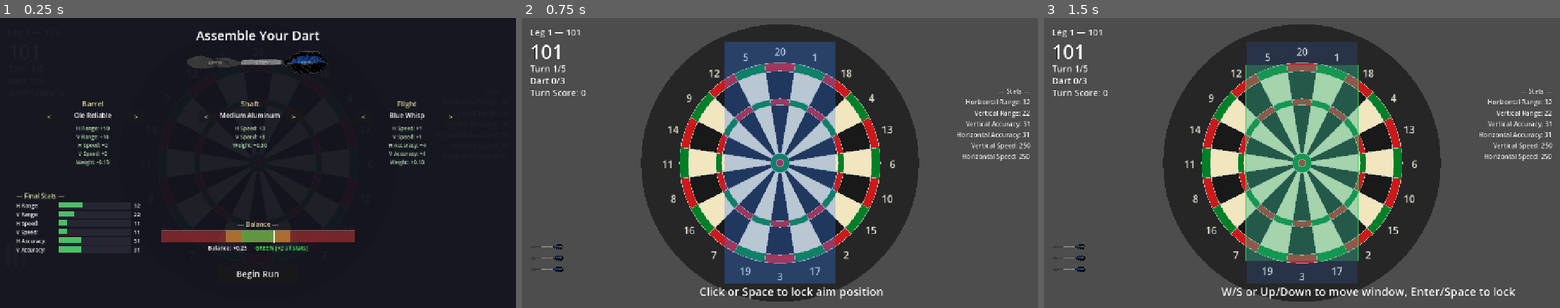
Above: before the commit, frames 1-3 (left to right).
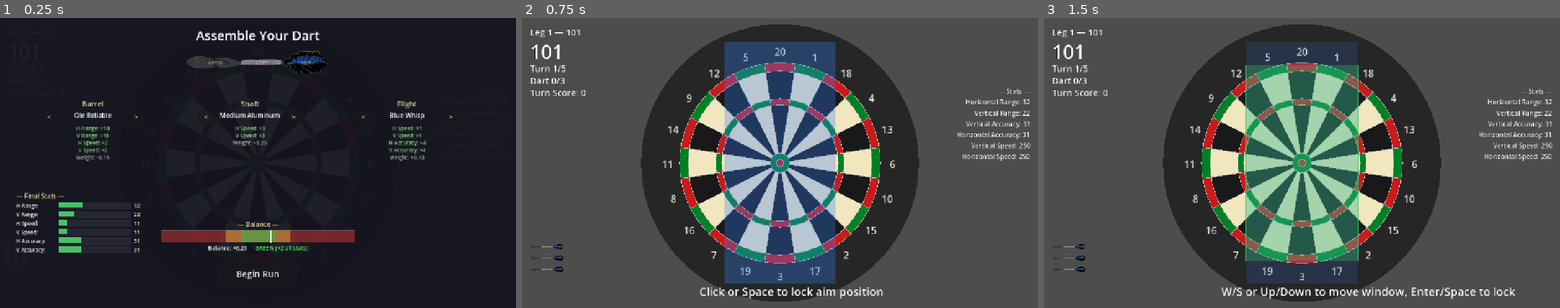
Above: after the commit, the same moments.

Repository: maxxBearr/darts-game
Game: Godot game, scene res://scenes/main.tscn
Two runs of this game, one before a commit and one after it. Both use one fixed random seed, a clock stepped at 60 frames per second and the inputs below.
Inputs (mouse positions are in pixels of both pictures, inside the frame that each line leads up to):
- Up to frame 1 (0.25 s): no input
- Up to frame 2 (0.75 s): click "Begin Run" at 0.5 s
- Up to frame 3 (1.5 s): tap Enter at 1.25, 1.35 s; move the mouse to (1415, 148) at 1.27 s; hold Up (ui_up) from 1.28 s (still down); click (1415, 148) at 1.42 s

The runs differ from the first frame. In frame 1, 1.0% of the frame differs, in the area x 14-83%, y 37-81%; in frame 2, nothing differs; in frame 3, nothing differs.

Commit message:
woikring dart builder

Diff:
--- a/resources/dart_components/barrels/tungsten_heavy.tres
+++ b/resources/dart_components/barrels/torpedo.tres
@@ -5,9 +5,9 @@
 
 [resource]
 script = ExtResource("1")
-component_name = "Tungsten Heavy"
+component_name = "Torpedo"
 description = "A heavy front-loaded barrel with excellent horizontal control"
-weight = -0.7
+weight = -0.8
 texture = ExtResource("2_2ss1f")
 h_range_bonus = 16.0
 h_speed_bonus = 3.0
--- a/resources/dart_components/shafts/long_carbon.tres
+++ b/resources/dart_components/shafts/long_carbon.tres
@@ -8,7 +8,7 @@
 component_name = "Long Carbon"
 description = "Great for balancing heavy barrels, but the length adds wobble"
 component_type = 1
-weight = 0.5
+weight = 0.55
 texture = ExtResource("2_p84gr")
 h_range_bonus = -1.0
 v_range_bonus = 2.0
--- a/resources/dart_components/shafts/medium_aluminum.tres
+++ b/resources/dart_components/shafts/medium_aluminum.tres
@@ -8,7 +8,7 @@
 component_name = "Medium Aluminum"
 description = "A balanced shaft that offsets most barrels nicely"
 component_type = 1
-weight = 0.3
+weight = 0.25
 texture = ExtResource("2_h0803")
 h_speed_bonus = 3.0
 v_speed_bonus = 3.0
--- a/scenes/main.tscn
+++ b/scenes/main.tscn
@@ -11,8 +11,8 @@
 [ext_resource type="Script" uid="uid://csh5aay86yaif" path="res://scripts/dart_build.gd" id="9_dart_build"]
 [ext_resource type="Script" uid="uid://c1ysk27utx6w6" path="res://scripts/assembly_screen.gd" id="10_assembly"]
 [ext_resource type="Script" uid="uid://bqjgrqhnbb5uv" path="res://scripts/dart_components/dart_component.gd" id="10_dp3eg"]
-[ext_resource type="Resource" uid="uid://x480m4oe8lx1" path="res://resources/dart_components/barrels/standard_grip.tres" id="11_standard_grip"]
-[ext_resource type="Resource" uid="uid://b1jftchcqtt6h" path="res://resources/dart_components/barrels/tungsten_heavy.tres" id="12_tungsten_heavy"]
+[ext_resource type="Resource" uid="uid://x480m4oe8lx1" path="res://resources/dart_components/barrels/ole_reliable.tres" id="11_standard_grip"]
+[ext_resource type="Resource" uid="uid://b1jftchcqtt6h" path="res://resources/dart_components/barrels/torpedo.tres" id="12_tungsten_heavy"]
 [ext_resource type="Resource" uid="uid://bundwdj1qxg6e" path="res://resources/dart_components/barrels/laid_back.tres" id="13_0ld40"]
 [ext_resource type="Resource" uid="uid://deni7pnn3rbeo" path="res://resources/dart_components/shafts/medium_aluminum.tres" id="14_medium_aluminum"]
 [ext_resource type="Resource" uid="uid://b80s62nbxiw8n" path="res://resources/dart_components/shafts/long_carbon.tres" id="15_long_carbon"]
@@ -339,3 +339,4 @@
 
 [node name="DartBuild" type="Node" parent="." unique_id=955901845]
 script = ExtResource("9_dart_build")
+max_red_skew_pixels = 700.0
--- a/scripts/assembly_screen.gd
+++ b/scripts/assembly_screen.gd
@@ -25,9 +25,9 @@
 var _barrel_name: Label
 var _shaft_name: Label
 var _flight_name: Label
-var _barrel_stats: Label
-var _shaft_stats: Label
-var _flight_stats: Label
+var _barrel_stats: RichTextLabel
+var _shaft_stats: RichTextLabel
+var _flight_stats: RichTextLabel
 var _barrel_preview: ColorRect
 var _shaft_preview: ColorRect
 var _flight_preview: ColorRect
@@ -234,13 +234,13 @@
 	right_btn.pressed.connect(_on_arrow_pressed.bind(slot_name, 1))
 	arrow_row.add_child(right_btn)
 
-	# Stat tooltip
-	var stats_label: Label = Label.new()
-	stats_label.horizontal_alignment = HORIZONTAL_ALIGNMENT_CENTER
+	# Stat tooltip (RichTextLabel for per-line coloring)
+	var stats_label: RichTextLabel = RichTextLabel.new()
+	stats_label.bbcode_enabled = true
+	stats_label.fit_content = true
+	stats_label.scroll_active = false
 	stats_label.custom_minimum_size = Vector2(260.0, 0.0)
-	stats_label.autowrap_mode = TextServer.AUTOWRAP_WORD_SMART
-	stats_label.add_theme_font_size_override("font_size", 13)
-	stats_label.modulate = Color(0.7, 0.85, 0.7)
+	stats_label.add_theme_font_size_override("normal_font_size", 13)
 	container.add_child(stats_label)
 
 	# Store references
@@ -425,7 +425,7 @@
 func _refresh_slot(slot_name: String) -> void:
 	var part: DartComponent = null
 	var name_label: Label = null
-	var stats_label: Label = null
+	var stats_label: RichTextLabel = null
 	var preview: ColorRect = null
 	var tex_rect: TextureRect = null
 
@@ -460,8 +460,7 @@
 		name_label.text = part.component_name
 
 	if stats_label:
-		var lines: Array[String] = part.get_tooltip_lines()
-		stats_label.text = "\n".join(lines)
+		stats_label.text = "[center]" + part.get_bbcode_tooltip() + "[/center]"
 
 	# Update preview texture or placeholder
 	if tex_rect:
--- a/scripts/dart_components/dart_component.gd
+++ b/scripts/dart_components/dart_component.gd
@@ -53,3 +53,25 @@
 		lines.append("V Accuracy: %+.0f" % v_accuracy_bonus)
 	lines.append("Weight: %+.2f" % weight)
 	return lines
+
+
+## Build BBCode tooltip with positive stats in green and negative in red-orange.
+func get_bbcode_tooltip() -> String:
+	var lines: Array[String] = []
+	var stats: Array[Array] = [
+		["H Range", h_range_bonus],
+		["V Range", v_range_bonus],
+		["H Speed", h_speed_bonus],
+		["V Speed", v_speed_bonus],
+		["H Accuracy", h_accuracy_bonus],
+		["V Accuracy", v_accuracy_bonus],
+	]
+	for entry: Array in stats:
+		var val: float = entry[1]
+		if val == 0.0:
+			continue
+		var color_hex: String = "#8ad68a" if val > 0.0 else "#d6886a"
+		lines.append("[color=%s]%s: %+.0f[/color]" % [color_hex, entry[0], val])
+	var weight_color: String = "#aaaaaa"
+	lines.append("[color=%s]Weight: %+.2f[/color]" % [weight_color, weight])
+	return "\n".join(lines)
--- a/scripts/throw_mechanic.gd
+++ b/scripts/throw_mechanic.gd
@@ -121,6 +121,9 @@
 var _window_height: float = 0.0
 var _window_center_y: float = 0.0
 var _is_shrink_complete: bool = false
+
+# Animated skew — tweens from 0.0 to accuracy_skew_v during resolve preview
+var _current_skew_offset: float = 0.0
 
 
 func _ready() -> void:
@@ -213,6 +216,9 @@
 			_horizontal_bounce_t += delta * bounce_speed
 			var aim_half_w: float = _get_aim_half_width()
 			_horizontal_x = _locked_aim_x + sin(_horizontal_bounce_t) * aim_half_w
+			queue_redraw()
+
+		ThrowState.RESOLVING:
 			queue_redraw()
 
 		ThrowState.DONE:
@@ -320,12 +326,18 @@
 ## Transition to RESOLVING: freeze the marker, show landing zone preview, start timer.
 func _enter_resolving() -> void:
 	_state = ThrowState.RESOLVING
-	set_process(false)
 	state_changed.emit(ThrowState.RESOLVING)
+
+	_current_skew_offset = 0.0
+	if absf(accuracy_skew_v) > 0.1:
+		var tween: Tween = create_tween()
+		tween.tween_property(self, "_current_skew_offset", accuracy_skew_v, resolve_preview_duration).set_ease(Tween.EASE_IN_OUT).set_trans(Tween.TRANS_CUBIC)
+		tween.tween_callback(_on_resolve_timer_finished)
+	else:
+		get_tree().create_timer(resolve_preview_duration).timeout.connect(_on_resolve_timer_finished)
+
+	set_process(true)
 	queue_redraw()
-
-	# Start a timer for the resolve preview duration, then land the dart
-	get_tree().create_timer(resolve_preview_duration).timeout.connect(_on_resolve_timer_finished)
 
 
 ## Called when the resolve preview timer expires — land the dart.
@@ -466,7 +478,7 @@
 	draw_rect(window_rect, Color(window_color, 0.15))
 	draw_rect(window_rect, Color(window_border_color, 0.3), false, 1.5)
 
-	# Static vertical consistency strip at _locked_release_y
+	# Static vertical consistency strip at locked release position (no skew yet)
 	var v_half: float = _get_vertical_accuracy_half()
 	var strip_top: float = maxf(_locked_release_y - v_half, _window_top)
 	var strip_bottom: float = minf(_locked_release_y + v_half, _window_bottom)
@@ -514,21 +526,20 @@
 	draw_rect(window_rect, Color(window_color, 0.15))
 	draw_rect(window_rect, Color(window_border_color, 0.3), false, 1.5)
 
-	# Final variance box centered on (_horizontal_x, _locked_release_y)
+	# Final variance box — drifts by _current_skew_offset (animated during resolve)
 	var h_half: float = _get_horizontal_accuracy_half()
 	var v_half: float = _get_vertical_accuracy_half()
-	# Clip to aim band bounds horizontally
+	var skewed_center_y: float = _locked_release_y + _current_skew_offset
 	var box_left: float = maxf(_horizontal_x - h_half, band_left)
 	var box_right: float = minf(_horizontal_x + h_half, band_left + band_width)
-	# Clip to window bounds vertically
-	var box_top: float = maxf(_locked_release_y - v_half, _window_top)
-	var box_bottom: float = minf(_locked_release_y + v_half, _window_bottom)
+	var box_top: float = maxf(skewed_center_y - v_half, _window_top)
+	var box_bottom: float = minf(skewed_center_y + v_half, _window_bottom)
 	var preview_rect: Rect2 = Rect2(
 		Vector2(box_left, box_top) - global_position,
 		Vector2(box_right - box_left, box_bottom - box_top)
 	)
 	draw_rect(preview_rect, resolve_preview_color)
 
-	# Frozen marker dot at center
-	var marker_pos: Vector2 = Vector2(_horizontal_x, _locked_release_y) - global_position
+	# Frozen marker dot — drifts with the skew
+	var marker_pos: Vector2 = Vector2(_horizontal_x, skewed_center_y) - global_position
 	draw_circle(marker_pos, marker_size, marker_color)
Renamed: resources/dart_components/barrels/standard_grip.tres -> resources/dart_components/barrels/ole_reliable.tres
